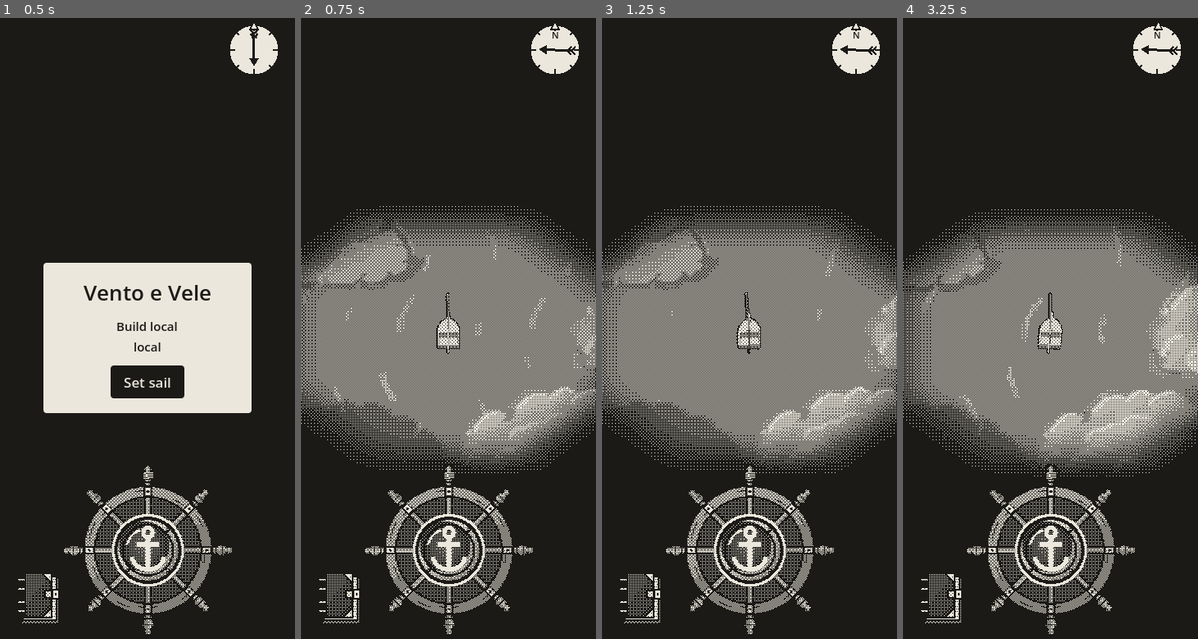
Above: before the commit, frames 1-4 (left to right).
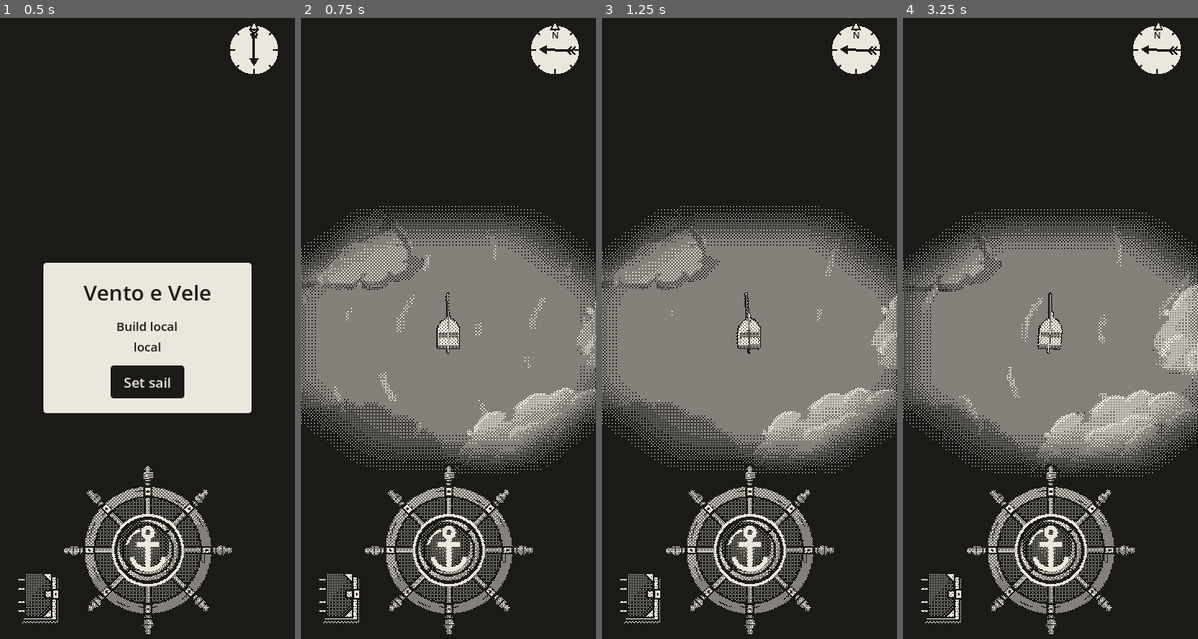
Above: after the commit, the same moments.

Repository: EnricoLabarile/Sail
Game: Godot game, scene res://Assets/Scenes/Overworld.tscn
Same seed, same stepped clock (60 frames per second), same inputs: the game is played once before the commit and once after it.
Inputs (mouse positions are in pixels of both pictures, inside the frame that each line leads up to):
- Up to frame 1 (0.5 s): no input
- Up to frame 2 (0.75 s): click "Set sail" at 0.5 s
- Up to frame 3 (1.25 s): no input
- Up to frame 4 (3.25 s): tap Enter (ui_accept) at 1.25, 1.52 s; move the mouse to (1115, 303) at 1.27 s; hold Right (ui_right) 1.28-2 s; click (1115, 303) at 1.42 s; drag from (991, 371) to (1035, 471) at 2.02 s; move the mouse to (1080, 191) at 2.77 s; hold Right (ui_right) from 2.78 s (still down)

Frame 1 is identical in both runs. In frame 2, 0.1% of the frame differs, in the area x 1-100%, y 31-73%; in frame 3, less than 0.1%; in frame 4, 0.2%, in the area x 3-100%, y 31-74%.

Commit message:
Clouds cut out in dots (alpha dithered with the Bayer pattern, solid); soft copies on their own layer feed the shadow map; outline and shadows ignore solid points above 8 m
Co-Authored-By: Claude Opus 5.5 <noreply@anthropic.com>
Claude-Session: https://claude.ai/code/session_0154zeqDuhZHz7ZXLE21BuMs

Diff:
--- a/Assets/Boat/boat.tscn
+++ b/Assets/Boat/boat.tscn
@@ -64,6 +64,7 @@
 transform = Transform3D(-4.371139e-08, 0, -1, 0, 1, 0, 1, 0, -4.371139e-08, 0, 0.23171997, 0)
 
 [node name="Camera3D" type="Camera3D" parent="." unique_id=1565566446]
+cull_mask = 1048571
 keep_aspect = 0
 projection = 1
 current = true
--- a/Assets/Boat/boat_outline.gdshader
+++ b/Assets/Boat/boat_outline.gdshader
@@ -13,6 +13,7 @@
 uniform vec4 outline_color : source_color = vec4(0.106, 0.102, 0.090, 1.0);   // ink (#1b1a17)
 uniform float outline_width = 1.5;   // how thick the line is, in phone points (the 360 x 800 screen)
 uniform float water_level = 0.0;     // the sea's height: boat below it is under water and gets no outline
+uniform float max_height = 8.0;      // solid things higher than this (the clouds) get no outline either
 
 void vertex() {
 	// Stretch the rectangle (a 1 x 1 QuadMesh, corners at -0.5 and 0.5) over the whole screen,
@@ -35,7 +36,7 @@
 	vec4 view = inv_projection * vec4(ndc, 1.0);
 	view.xyz /= view.w;
 	vec3 world = (inv_view * vec4(view.xyz, 1.0)).xyz;
-	return world.y > water_level;
+	return world.y > water_level && world.y < max_height;
 }
 
 void fragment() {
--- /dev/null
+++ b/Assets/Landscape/clouds/cloud.gdshader
@@ -0,0 +1,31 @@
+// A CLOUD, cut out in dots: every pixel is either cloud or what's under it, never a mix (1-bit, like the
+// rest). Where the picture is half see-through (its soft edge), only some of its pixels are kept, in the same
+// 4 x 4 Bayer pattern as the dither (dither.gdshader): the edge stays soft, made of dots.
+// Being solid (not see-through), it's drawn with the solid things: no blending, no sorting.
+// (In Unreal: a Masked material with a dithered opacity mask.)
+// The cloud map for the shadows doesn't use this: it sees soft copies of the clouds (clouds.gd).
+shader_type spatial;
+render_mode unshaded, cull_disabled;   // no light on it; both faces drawn
+
+uniform sampler2D cloud_tex : source_color, filter_linear_mipmap;   // the cloud's picture (its alpha = how solid)
+uniform float opacity : hint_range(0.0, 1.0) = 1.0;                 // less = fewer dots kept: a thinner cloud
+
+// The 4 x 4 Bayer pattern: 16 thresholds spread evenly, so any share of the pixels can be kept as even dots.
+const float BAYER[16] = float[16](
+	 0.0,  8.0,  2.0, 10.0,
+	12.0,  4.0, 14.0,  6.0,
+	 3.0, 11.0,  1.0,  9.0,
+	15.0,  7.0, 13.0,  5.0
+);
+
+void fragment() {
+	vec4 picture = texture(cloud_tex, UV);
+	// This pixel's threshold, from where it is on the screen (its cell in the 4 x 4 pattern).
+	ivec2 cell = ivec2(mod(floor(FRAGCOORD.xy), 4.0));
+	float threshold = (BAYER[cell.y * 4 + cell.x] + 0.5) / 16.0;
+	// Less solid than its threshold: not drawn here (the sea shows through).
+	if (picture.a * opacity < threshold) {
+		discard;
+	}
+	ALBEDO = picture.rgb;
+}
--- a/Assets/Landscape/clouds/cloud_shadow.gdshader
+++ b/Assets/Landscape/clouds/cloud_shadow.gdshader
@@ -25,6 +25,7 @@
 // How far the shadow moves sideways for every metre of height it falls (the sun's slant), on x and z.
 uniform vec2 sun_shift = vec2(0.27, 0.27);
 uniform float shadow_opacity = 0.35;        // how dark under a solid cloud: 0 = no shadow, 1 = black
+uniform float max_height = 8.0;             // solid things higher than this are the clouds themselves: no shadow on them
 
 void vertex() {
 	// Stretch the rectangle (a 1 x 1 QuadMesh, corners at -0.5 and 0.5) over the whole screen.
@@ -46,6 +47,9 @@
 	if (depth > 0.0) {
 		// Something solid here (land, boat): its depth tells where it is (the Compatibility renderer's way).
 		point = screen_to_world(ndc, depth * 2.0 - 1.0, INV_PROJECTION_MATRIX, INV_VIEW_MATRIX);
+		if (point.y > max_height) {
+			discard;   // a cloud (they're solid, so they're in the depth buffer too): it doesn't shade itself
+		}
 	} else {
 		// Only sea: follow the line of sight through this pixel down to the water (height 0), as the fog does.
 		vec3 a = screen_to_world(ndc, 0.0, INV_PROJECTION_MATRIX, INV_VIEW_MATRIX);
--- a/Assets/Landscape/clouds/clouds.gd
+++ b/Assets/Landscape/clouds/clouds.gd
@@ -5,11 +5,14 @@
 ## pictures in cloud_textures, at a random place on the map, a random size and a random turn. Every frame
 ## they all move downwind (the way the wind blows, from the Wind autoload), and a cloud that drifts off one
 ## edge of the map comes back in from the opposite edge.
-## How see-through each bit of a cloud is comes from the picture itself (its alpha, the PNG's transparency).
+## How solid each bit of a cloud is comes from the picture itself (its alpha, the PNG's transparency): the
+## clouds are cut out in dots (cloud.gdshader), each pixel either cloud or sea, the soft edge made of dots.
 ## The clouds cast shadows on everything under them (sea, land, boat): a small camera looks down on the
 ## clouds alone and makes a "cloud map" (a SubViewport, like a Scene Capture 2D in Unreal), and a screen
 ## effect (cloud_shadow.gdshader) darkens every point of the world that has a cloud over it on that map.
-## (In Unreal: a few planes with a translucent unlit material, moved every Tick.)
+## The cloud map sees soft copies of the clouds (the old see-through material, on a render layer of their own
+## that only its camera sees), so the shadows keep their smooth edge.
+## (In Unreal: a few planes with a masked unlit material, moved every Tick.)
 
 @export var cloud_textures: Array[Texture2D] = []   # the pictures: the clouds use them in turn
 @export var cloud_count := 64        # how many clouds over the whole map
@@ -28,11 +31,16 @@
 @export var shadow_updates_per_second := 10.0           # how often the cloud map is drawn again (not every frame: the
 														# clouds move 0.2 m in a tenth of a second, less than a map pixel)
 
-const CLOUD_LAYER := 2   # the clouds are on render layer 2 (value 2): the cloud-map camera sees only that layer
+@export var opacity := 1.0          # how solid the clouds are: less = fewer dots kept (cloud.gdshader)
+
+# The soft copies for the cloud map are on render layer 3 (value 4): the cloud-map camera sees only that layer,
+# and the game's camera (Boat/Camera3D, its Cull Mask) leaves it out.
+const MAP_LAYER := 4
 
 const WORLD_SIZE := 504.0            # the map, a side (as Land.WORLD_SIZE): clouds wrap round inside it
 
 var clouds: Array[MeshInstance3D] = []
+var map_copies: Array[MeshInstance3D] = []   # map_copies[i] is the soft copy of clouds[i], for the cloud map
 var map_camera: Camera3D            # the camera looking down on the clouds (makes the cloud map)
 var map_wait := 0.0                 # seconds left before the cloud map is drawn again
 var shadow_material: ShaderMaterial # the screen effect that draws the shadows (cloud_shadow.gdshader)
@@ -42,29 +50,47 @@
 	set_sun_direction()
 	if cloud_textures.is_empty():
 		return                       # no pictures given: no clouds
-	# One material per picture (clouds with the same picture share it).
-	var materials: Array[StandardMaterial3D] = []
+	# Two materials per picture (clouds with the same picture share them): the dotted one for the game, the
+	# soft see-through one for the cloud map.
+	var materials: Array[ShaderMaterial] = []
+	var soft_materials: Array[StandardMaterial3D] = []
 	for texture in cloud_textures:
 		materials.append(make_material(texture))
-	# The clouds, using the pictures in turn.
+		soft_materials.append(make_soft_material(texture))
+	# The clouds, using the pictures in turn, each with its soft copy for the map (same mesh, same place).
 	for i in cloud_count:
 		var cloud := make_cloud(materials[i % materials.size()])
 		add_child(cloud)
 		clouds.append(cloud)
+		var copy := MeshInstance3D.new()
+		copy.mesh = cloud.mesh
+		copy.material_override = soft_materials[i % soft_materials.size()]
+		copy.layers = MAP_LAYER
+		copy.transform = cloud.transform
+		add_child(copy)
+		map_copies.append(copy)
 	if shadows_on:
 		add_cloud_map()
 		add_shadow_effect()
 
 
-## A material that shows the picture as it is: no light on it (unshaded), see-through where the PNG is
-## (alpha), both faces drawn.
-func make_material(texture: Texture2D) -> StandardMaterial3D:
+## The game's cloud material: the picture cut out in dots (cloud.gdshader).
+func make_material(texture: Texture2D) -> ShaderMaterial:
+	var material := ShaderMaterial.new()
+	material.shader = load("res://Assets/Landscape/clouds/cloud.gdshader")
+	material.set_shader_parameter("cloud_tex", texture)
+	material.set_shader_parameter("opacity", opacity)
+	return material
+
+
+## The cloud map's material: the picture as it is, see-through where the PNG is (alpha), no light, both faces.
+## Soft, so the shadows made from it keep a smooth edge.
+func make_soft_material(texture: Texture2D) -> StandardMaterial3D:
 	var material := StandardMaterial3D.new()
 	material.albedo_texture = texture
 	material.transparency = BaseMaterial3D.TRANSPARENCY_ALPHA
 	material.shading_mode = BaseMaterial3D.SHADING_MODE_UNSHADED
 	material.cull_mode = BaseMaterial3D.CULL_DISABLED
-	material.render_priority = 2     # see-through things: after the sea (0) and the shadows (1), before the fog (3)
 	return material
 
 
@@ -90,7 +116,7 @@
 	map_camera = Camera3D.new()
 	map_camera.projection = Camera3D.PROJECTION_ORTHOGONAL
 	map_camera.size = shadow_area                 # metres it sees, a side
-	map_camera.cull_mask = CLOUD_LAYER            # only the clouds
+	map_camera.cull_mask = MAP_LAYER              # only the clouds' soft copies
 	map_camera.rotation = Vector3(-PI / 2.0, 0.0, 0.0)   # looking straight down, north at the top
 	map_camera.position = Vector3(0.0, height + 10.0, 0.0)
 	map_camera.far = 30.0
@@ -102,7 +128,7 @@
 func add_shadow_effect() -> void:
 	shadow_material = ShaderMaterial.new()
 	shadow_material.shader = load("res://Assets/Landscape/clouds/cloud_shadow.gdshader")
-	shadow_material.render_priority = 1   # after the sea (0), before the clouds (2) and the fog (3)
+	shadow_material.render_priority = 1   # after the sea (0), before the fog (3) (the clouds are solid: drawn earlier)
 	shadow_material.set_shader_parameter("cloud_map", map_camera.get_viewport().get_texture())
 	shadow_material.set_shader_parameter("map_size", shadow_area)
 	shadow_material.set_shader_parameter("cloud_height", height)
@@ -131,14 +157,13 @@
 
 
 ## One cloud: a flat square lying level (a PlaneMesh faces up), at a random place, size and turn.
-func make_cloud(material: StandardMaterial3D) -> MeshInstance3D:
+func make_cloud(material: ShaderMaterial) -> MeshInstance3D:
 	var side := randf_range(size_min, size_max)
 	var plane := PlaneMesh.new()
 	plane.size = Vector2(side, side)
 	var cloud := MeshInstance3D.new()
 	cloud.mesh = plane
 	cloud.material_override = material
-	cloud.layers = CLOUD_LAYER   # on its own render layer, so the cloud-map camera sees only the clouds
 	var half := WORLD_SIZE / 2.0
 	cloud.position = Vector3(randf_range(-half, half), height, randf_range(-half, half))
 
@@ -155,6 +180,9 @@
 		# wrapf keeps a number inside a range: past one edge, it comes back from the other.
 		cloud.position.x = wrapf(cloud.position.x, -half, half)
 		cloud.position.z = wrapf(cloud.position.z, -half, half)
+	# The soft copies follow their clouds.
+	for i in map_copies.size():
+		map_copies[i].position = clouds[i].position
 	# The cloud map: a few times a second it moves over the boat and is drawn once more (UPDATE_ONCE). Not every
 	# frame: it's a second picture of the world, and drawing it costs about as much as a small scene.
 	if map_camera != null:
Not shown, added: Assets/Landscape/clouds/cloud.gdshader.uid
Not shown, changed: CLAUDE.md
